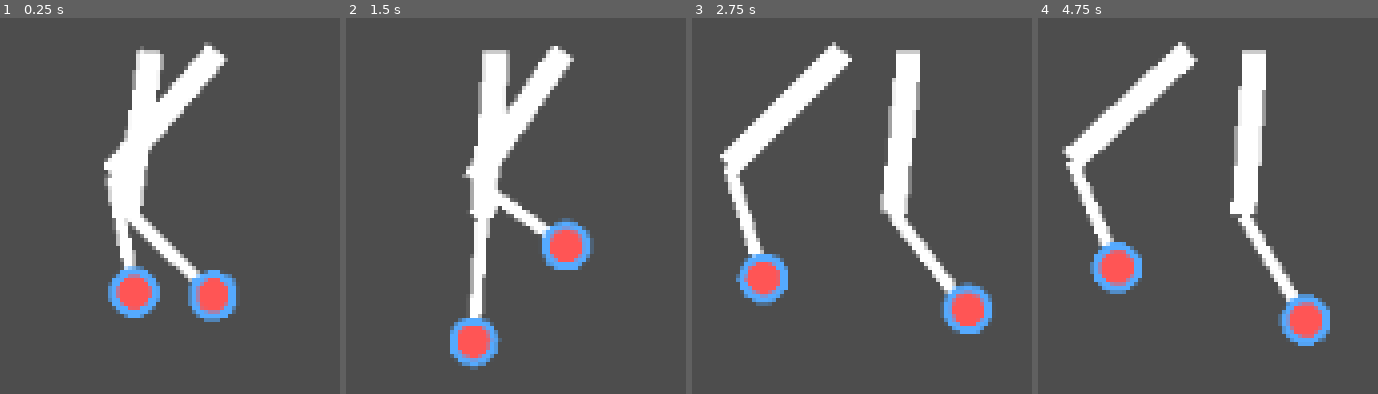
Above: before the commit, frames 1-4 (left to right).
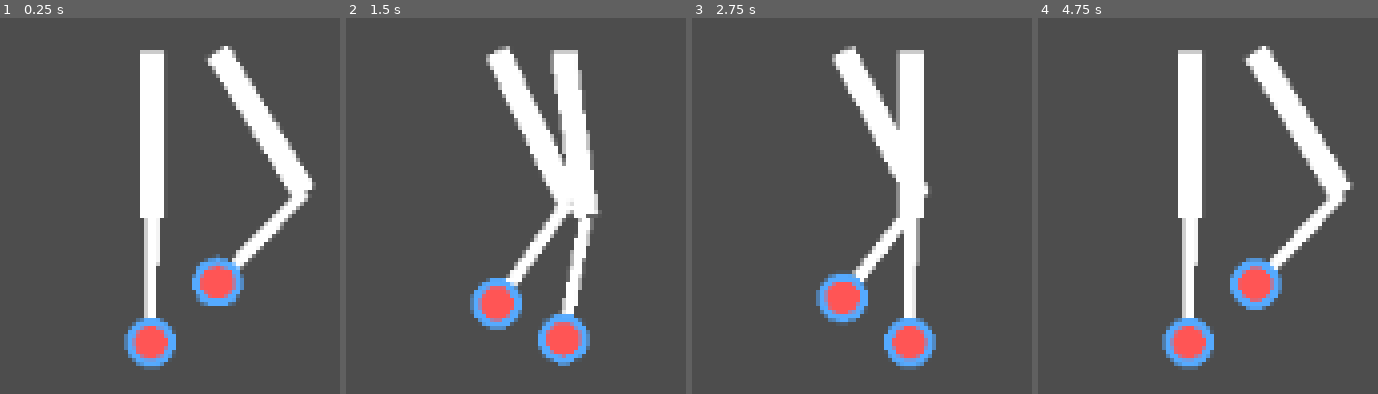
Above: after the commit, the same moments.

Repository: zbaker94/procedural-legs
Game: Godot game, scene res://main.tscn
The game is run twice, just before and just after one commit, with the same random seed, the same clock (stepped at 60 frames per second) and the same inputs.
Inputs:
- Up to frame 1 (0.25 s): no input
- Up to frame 2 (1.5 s): no input
- Up to frame 3 (2.75 s): no input
- Up to frame 4 (4.75 s): no input

The runs differ from the first frame. In frame 1, 17% of the frame differs, in the area x 30-93%, y 6-94%; in frame 2, 20%; in frame 3, 18%; in frame 4, 23%, in the area x 7-93%, y 6-94%.

Commit message:
separate stride speed and amplitude of path and use a curve to correlate them

Diff:
--- a/leg.gd
+++ b/leg.gd
@@ -40,10 +40,16 @@
 @export var thigh_length: float = 20.0
 @export var calf_length: float = 15.0
 
+
 # Animation shaping
 @export_group("Animation Shaping")
 @export_range(0.0, 360.0, 0.01) var phase_offset_degrees: float = 0.0
 @export_range(0.1, 0.9, 0.1) var gait_factor: float = 0.4
+
+# Stride amplitude scaling
+# The X-axis of this curve is velocity (leg_speed), Y-axis is stride amplitude multiplier (0 to max)
+# Set the rightmost X value to the velocity where stride amplitude should cap.
+@export var stride_amplitude_curve: Curve
 
 # Foreshortening strength
 @export_subgroup("Foreshorten + Bend")
@@ -89,8 +95,13 @@
 	var stride: float = _calc_stride(leg_speed)
 	var phase_rad: float = deg_to_rad(motion_counter_degrees + phase_offset_degrees)
 
-	var forward_offset: float = _calc_forward_offset(stride, total_len, phase_rad, leg_speed)
-	var vertical_offset: float = _calc_vertical_offset(stride, total_len, phase_rad)
+	# Sample stride amplitude from curve using current velocity
+	var stride_amplitude := 1.0
+	if stride_amplitude_curve:
+		stride_amplitude = stride_amplitude_curve.sample(leg_speed)
+
+	var forward_offset: float = _calc_forward_offset(stride, total_len, phase_rad) * stride_amplitude
+	var vertical_offset: float = _calc_vertical_offset(stride, total_len, phase_rad) * stride_amplitude
 
 	foot_target = hip_position + Vector2(0, max_reach)
 	foot_target += lengthdir(forward_offset, move_rad)
@@ -111,12 +122,13 @@
 func _calc_stride(vel: float) -> float:
 	return pow(vel * STRIDE_VEL_SCALE, STRIDE_EXP)
 
-func _calc_forward_offset(stride: float, total_len: float, phase_rad: float, vel: float) -> float:
+func _calc_forward_offset(stride: float, total_len: float, phase_rad: float) -> float:
+	# Amplitude is handled by stride_amplitude_curve
 	var offset = stride * (total_len / FORWARD_OFFSET_DIV) * sin(phase_rad)
-	offset -= (vel * FORWARD_OFFSET_VEL_SCALE) * FORWARD_OFFSET_MULT
 	return offset
 
 func _calc_vertical_offset(stride: float, total_len: float, phase_rad: float) -> float:
+	# Amplitude is handled by stride_amplitude_curve
 	return stride * (total_len / VERTICAL_OFFSET_DIV) * (-cos(phase_rad) + VERTICAL_OFFSET_SHIFT)
 
 func _solve_leg_ik(hip: Vector2, foot: Vector2, max_reach: float, facing_rad: float) -> void:
--- a/main.tscn
+++ b/main.tscn
@@ -1,6 +1,11 @@
-[gd_scene load_steps=2 format=3 uid="uid://c1n2te115lon5"]
+[gd_scene load_steps=3 format=3 uid="uid://c1n2te115lon5"]
 
 [ext_resource type="Script" uid="uid://brvr03nxsa5nd" path="res://leg.gd" id="1_ig7tw"]
+
+[sub_resource type="Curve" id="Curve_ig7tw"]
+_limits = [0.0, 1.0, 0.0, 3.0]
+_data = [Vector2(0, 0), 0.0, 0.33333334, 0, 1, Vector2(3, 1), 0.33333334, 0.0, 1, 0]
+point_count = 2
 
 [node name="Main" type="Node"]
 
@@ -12,15 +17,17 @@
 [node name="LLeg" type="Node2D" parent="CharacterRoot/Legs"]
 position = Vector2(-8, 0)
 script = ExtResource("1_ig7tw")
-facing_direction_degrees = 149.5
-velocity = Vector2(0.5, 0)
+facing_direction_degrees = 0.0
+velocity = Vector2(0, 1)
 phase_offset_degrees = 180.0
+stride_amplitude_curve = SubResource("Curve_ig7tw")
 
 [node name="RLeg" type="Node2D" parent="CharacterRoot/Legs"]
 position = Vector2(-16, 0)
 script = ExtResource("1_ig7tw")
-facing_direction_degrees = 149.5
-velocity = Vector2(0.5, 0)
+facing_direction_degrees = 0.0
+velocity = Vector2(0, 1)
+stride_amplitude_curve = SubResource("Curve_ig7tw")
 
 [node name="Camera2D" type="Camera2D" parent="."]
 position = Vector2(506, 290)
